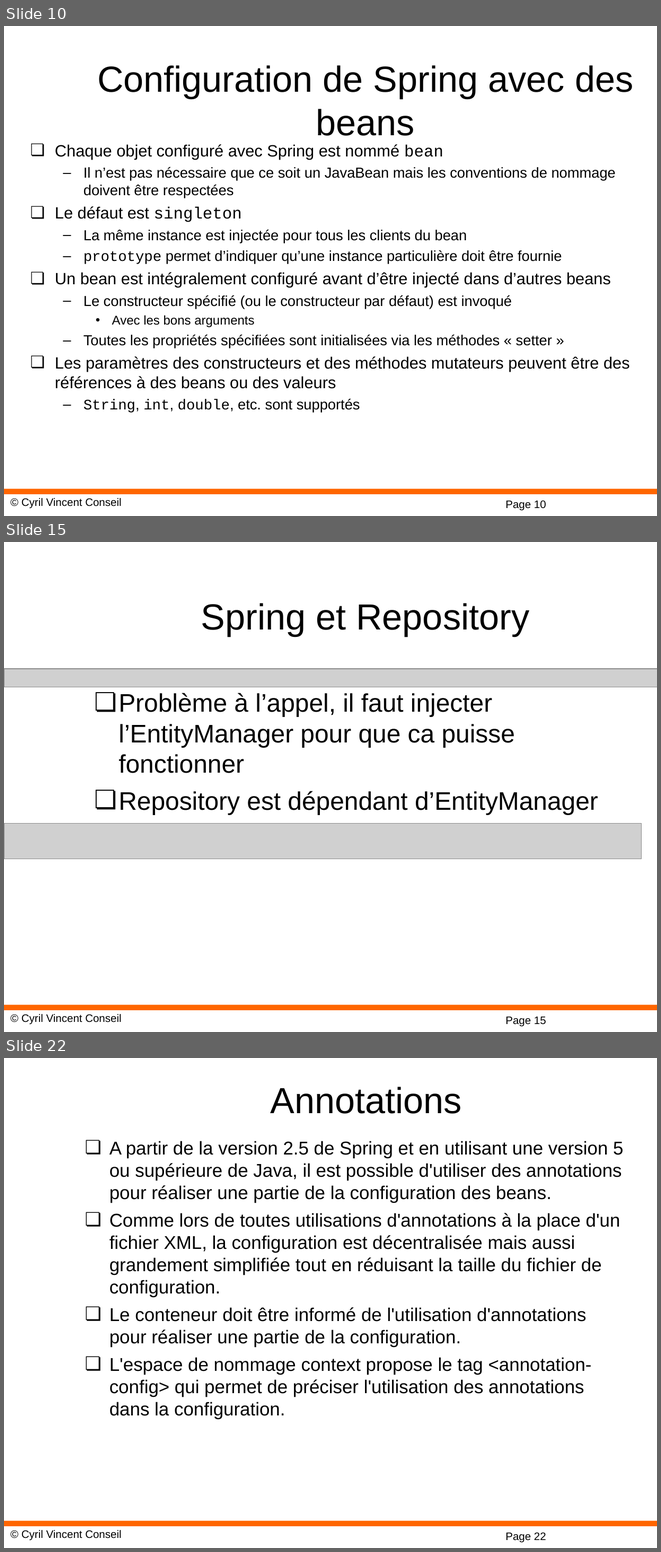
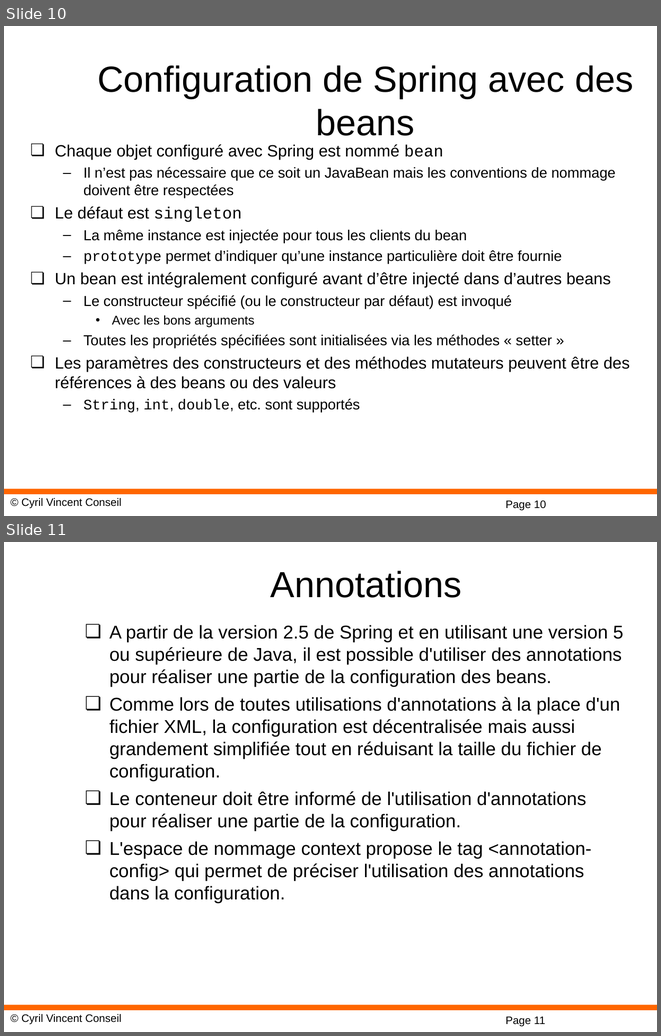
Before and after one commit to cyrilvincent/spring, a slide deck: ppt/04-IoC.ppt. Shown one above the other, each under a label of ours: slides 10, 15 and 22 before the commit, slides 10 and 11 after it; the slides between them are not shown. The pictures are 661x1552 and 661x1036 pixels, drawn with LibreOffice and Linux fonts; fonts in the diff are those of the drawing; grey boxes stand for pictures; background and template pictures are left out. Boxes give left, top, right and bottom in pixels: in the first picture for what was removed or moved away, otherwise in the second. Text is boxed around its words. In the diff, an @@ line names an element or a change of style, - is before the commit and + after.

```diff
--- a/ppt/04-IoC.ppt
+++ b/ppt/04-IoC.ppt
@@ slide 15 removed at box(4, 542, 657, 1032), background #FFFFFF; not listed: 3 template elements that a slide beside it also shows @@
@@ title removed at box(201, 603, 530, 636) @@
-Spring et Repository
@@ picture removed at box(4, 669, 657, 687) @@
@@ text removed at box(118, 693, 598, 814) @@
-❏ Problème à l’appel, il faut injecter l’EntityManager pour que ca puisse fonctionner
-❏ Repository est dépendant d’EntityManager
@@ picture removed at box(4, 823, 641, 859) @@
@@ what was slide 22 is now slide 11 @@
@@ page number at box(505, 1016, 545, 1026): text changed @@
-Page 22
+Page 11
```
Also in this commit, not shown: 2 slides changed, 12 other slides removed, 14 other files.
